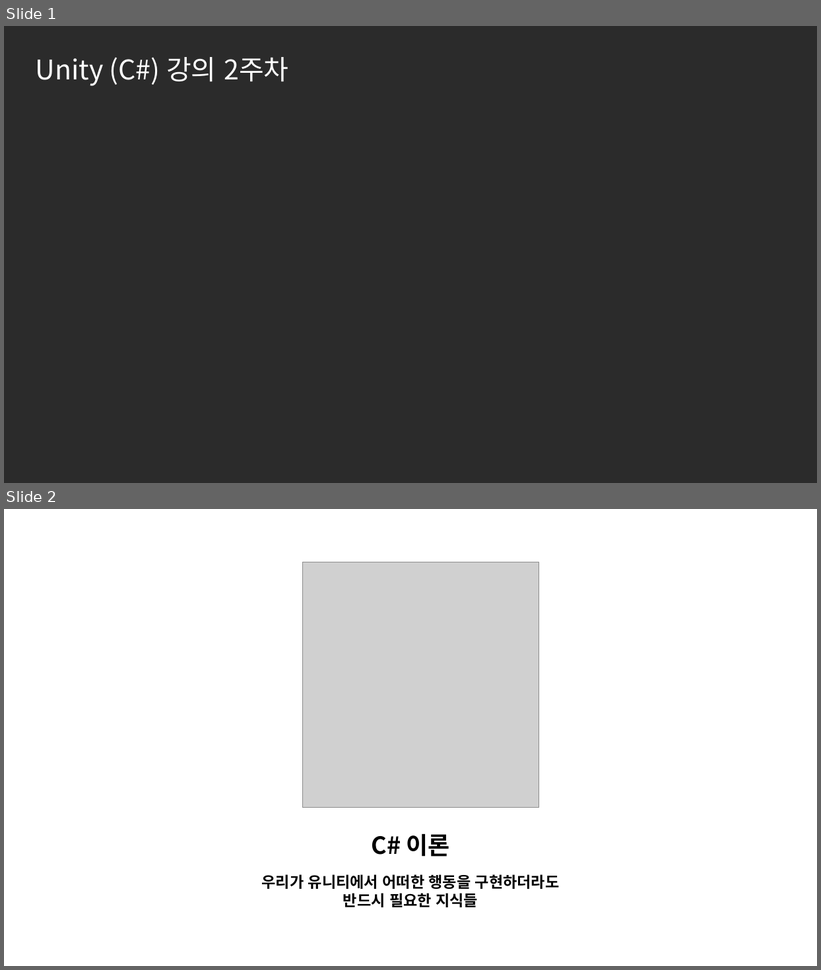
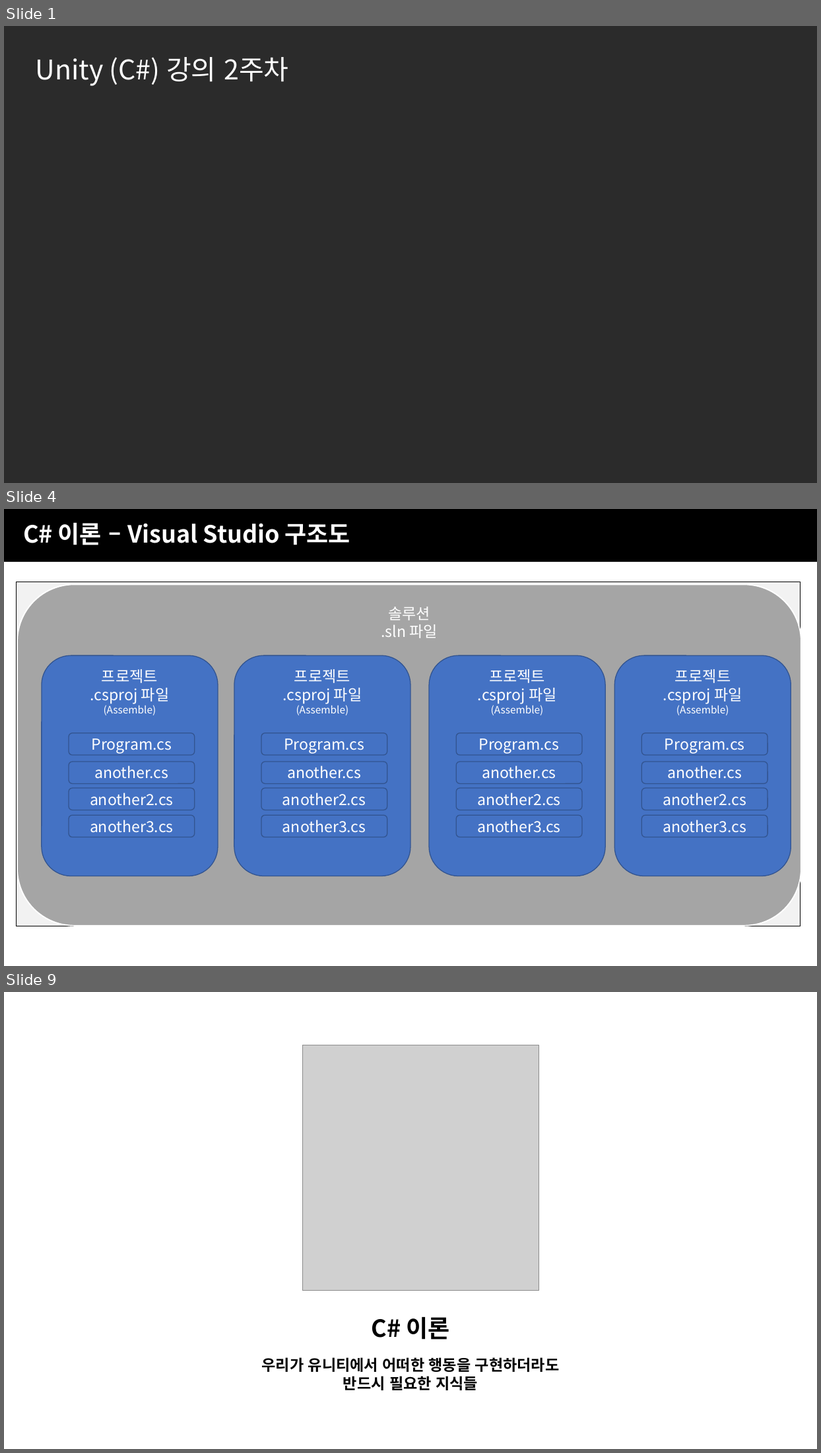
Before and after one commit to JJaery/SBSGameAcademy3, a slide deck: 2주차/SBS게임아카데미_UNITY주말4개월_2주차.pptx. Shown one above the other, each under a label of ours: slides 1 and 2 before the commit, slides 1, 4 and 9 after it; the slides between them are not shown. The pictures are 821x970 and 821x1453 pixels, drawn with LibreOffice and Linux fonts; fonts in the diff are those of the drawing; grey boxes stand for pictures; background and template pictures are left out; a plain dark background stands for a picture behind light text. Boxes give left, top, right and bottom in pixels: in the first picture for what was removed or moved away, otherwise in the second. Text is boxed around its words. In the diff, an @@ line names an element or a change of style, - is before the commit and + after.

```diff
--- a/2주차/SBS게임아카데미_UNITY주말4개월_2주차.pptx
+++ b/2주차/SBS게임아카데미_UNITY주말4개월_2주차.pptx
@@ slide 4 added at (4, 509, 817, 966), background picture (left out) @@
@@ text added at (4, 509, 817, 562), fill #000000, 28 pt, text #FFFFFF, bold @@
+C# 이론 – Visual Studio 구조도
@@ rectangle added at (16, 582, 801, 926), fill #F2F2F2, outline #000000 1 pt @@
@@ rounded rectangle added at (17, 585, 801, 926), fill #A5A5A5, outline #FFFFFF 1.5 pt, 18 pt, text #FFFFFF @@
+솔루션
+.sln 파일
@@ rounded rectangle added at (42, 656, 218, 876), fill #4472C4, outline #325491 1 pt, 18 pt, text #FFFFFF @@
+프로젝트
+.csproj 파일
+(Assemble)
@@ rounded rectangle added at (234, 656, 411, 876), fill #4472C4, outline #325491 1 pt, 18 pt, text #FFFFFF @@
+프로젝트
+.csproj 파일
+(Assemble)
@@ rounded rectangle added at (429, 656, 605, 876), fill #4472C4, outline #325491 1 pt, 18 pt, text #FFFFFF @@
+프로젝트
+.csproj 파일
+(Assemble)
@@ rounded rectangle added at (614, 656, 791, 876), fill #4472C4, outline #325491 1 pt, 18 pt, text #FFFFFF @@
+프로젝트
+.csproj 파일
+(Assemble)
@@ rounded rectangle added at (69, 733, 194, 755), fill #4472C4, outline #325491 1 pt, 18 pt, text #FFFFFF @@
+Program.cs
@@ rounded rectangle added at (261, 733, 387, 755), fill #4472C4, outline #325491 1 pt, 18 pt, text #FFFFFF @@
+Program.cs
@@ rounded rectangle added at (457, 733, 582, 755), fill #4472C4, outline #325491 1 pt, 18 pt, text #FFFFFF @@
+Program.cs
@@ rounded rectangle added at (642, 733, 768, 755), fill #4472C4, outline #325491 1 pt, 18 pt, text #FFFFFF @@
+Program.cs
@@ rounded rectangle added at (69, 762, 194, 784), fill #4472C4, outline #325491 1 pt, 18 pt, text #FFFFFF @@
+another.cs
@@ rounded rectangle added at (261, 762, 387, 784), fill #4472C4, outline #325491 1 pt, 18 pt, text #FFFFFF @@
+another.cs
@@ rounded rectangle added at (457, 762, 582, 784), fill #4472C4, outline #325491 1 pt, 18 pt, text #FFFFFF @@
+another.cs
@@ rounded rectangle added at (642, 762, 768, 784), fill #4472C4, outline #325491 1 pt, 18 pt, text #FFFFFF @@
+another.cs
@@ rounded rectangle added at (69, 788, 194, 811), fill #4472C4, outline #325491 1 pt, 18 pt, text #FFFFFF @@
+another2.cs
@@ rounded rectangle added at (261, 788, 387, 811), fill #4472C4, outline #325491 1 pt, 18 pt, text #FFFFFF @@
+another2.cs
@@ rounded rectangle added at (457, 788, 582, 811), fill #4472C4, outline #325491 1 pt, 18 pt, text #FFFFFF @@
+another2.cs
@@ rounded rectangle added at (642, 788, 768, 811), fill #4472C4, outline #325491 1 pt, 18 pt, text #FFFFFF @@
+another2.cs
@@ rounded rectangle added at (69, 815, 194, 837), fill #4472C4, outline #325491 1 pt, 18 pt, text #FFFFFF @@
+another3.cs
@@ rounded rectangle added at (261, 815, 387, 837), fill #4472C4, outline #325491 1 pt, 18 pt, text #FFFFFF @@
+another3.cs
@@ rounded rectangle added at (457, 815, 582, 837), fill #4472C4, outline #325491 1 pt, 18 pt, text #FFFFFF @@
+another3.cs
@@ rounded rectangle added at (642, 815, 768, 837), fill #4472C4, outline #325491 1 pt, 18 pt, text #FFFFFF @@
+another3.cs
@@ what was slide 2 is now slide 9 @@
```
Also in this commit, not shown: 19 slides changed, 8 other slides added.
